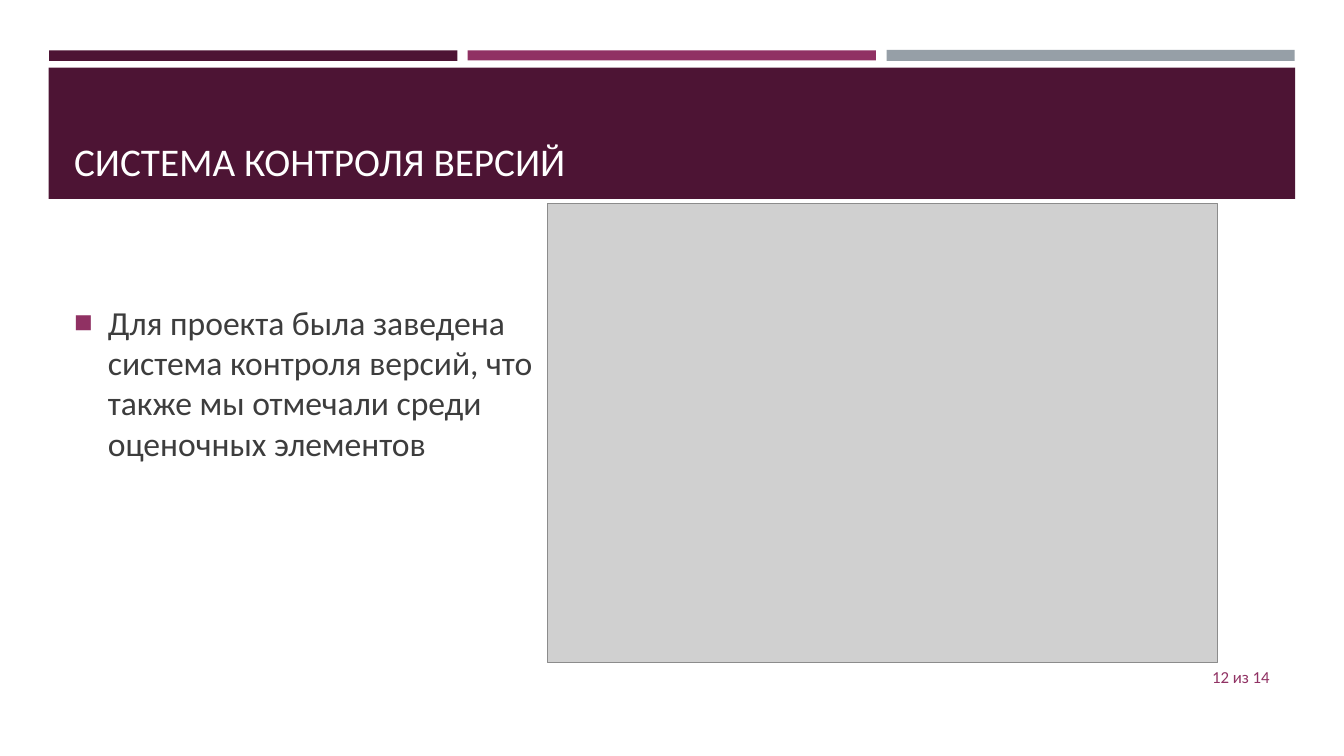
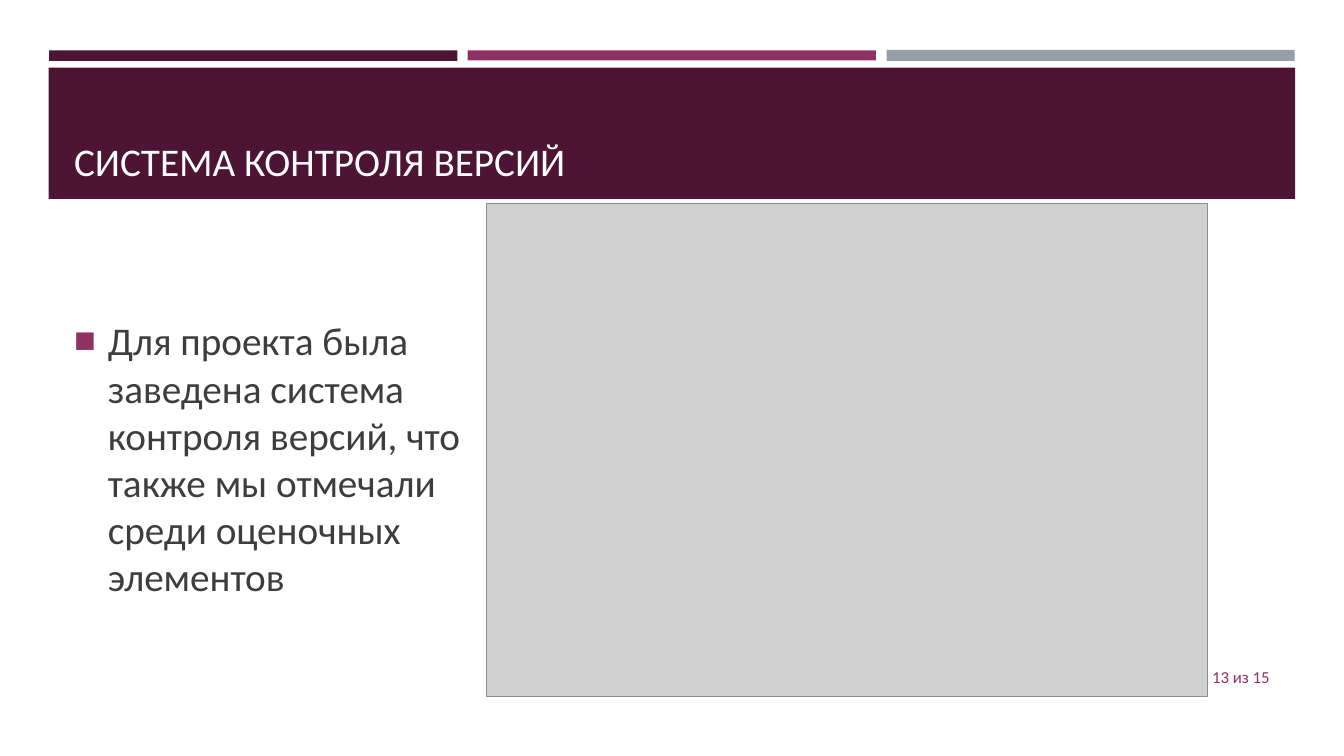
Before and after one commit to jecsonM/MDKmyWORKasAstudent, a slide deck: slide 13 of Сайт для компании «Кисловодск-строй».pptx (slide 12 before the commit). Drawn at 1344x756 pixels with LibreOffice and Linux fonts; fonts in the diff are those of the drawing; grey boxes stand for pictures. Boxes give left, top, right and bottom in pixels: in the first picture for what was removed or moved away, otherwise in the second. Text is boxed around its words. In the diff, an @@ line names an element or a change of style, - is before the commit and + after.

```diff
--- a/Сайт для компании «Кисловодск-строй».pptx
+++ b/Сайт для компании «Кисловодск-строй».pptx
@@ picture: place and size @@
-picture at box(547, 204, 1219, 663)
+picture at box(487, 204, 1208, 698)
@@ text "Для проекта была заведена система ..." at box(108, 328, 460, 592): size 24 to 28 pt @@
@@ page number at box(1212, 672, 1270, 683): text changed @@
-12 из 14
+13 из 15
```
Also in this commit, not shown: 4 other slides changed, 2 slides added, 1 slide removed, 4 other files.
